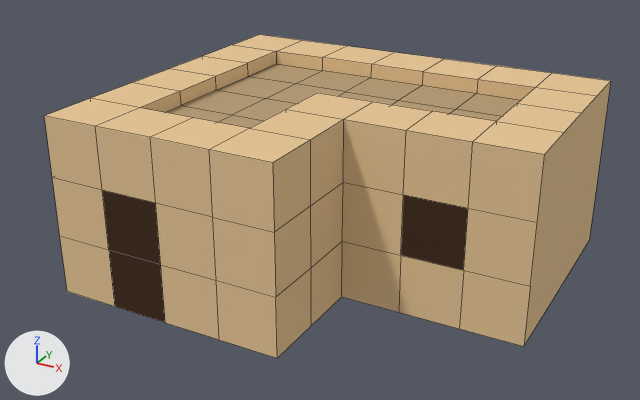
The Blender file Assets/Models/house_2.blend: old version first, new version second.
Camera for both pictures: a 50 mm camera at (6.71, -12.11, 7.17) aimed at (0.24, -0.34, 1.29). Lighting does not change. The marker at lower left points along +X, +Y and +Z. Mesh edges are drawn as thin lines.
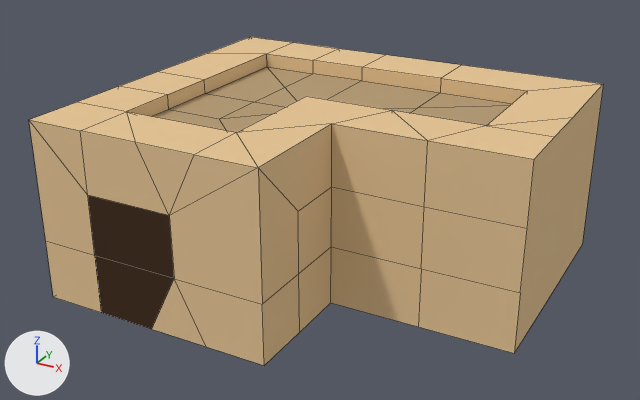
The change, as a list of edits to the scene's bpy script:
```text
Change me_cube:
    where me_cube.from_pydata(...)  # 140 vertices, 121 faces; spans x -3.0..4.0, y -3.0..3.0, z 0.0..3.0
    used by ob_cube; location = (0.0, 0.0, 0.0)
    me_cube part 1: the whole mesh is moved by (-0.07, -0.24, -0.01)
Change ob_cube:
    add _m = ob_cube.modifiers.new('Decimate', 'DECIMATE')
    add _m.ratio = 0.702
```

What differs and where, as boxes (x1, y1, x2, y2) in the pictures (640 x 400 px):
'Cube', mesh moved, modifiers changed
    before: (44, 35, 611, 358)
    after: (29, 37, 603, 365)
